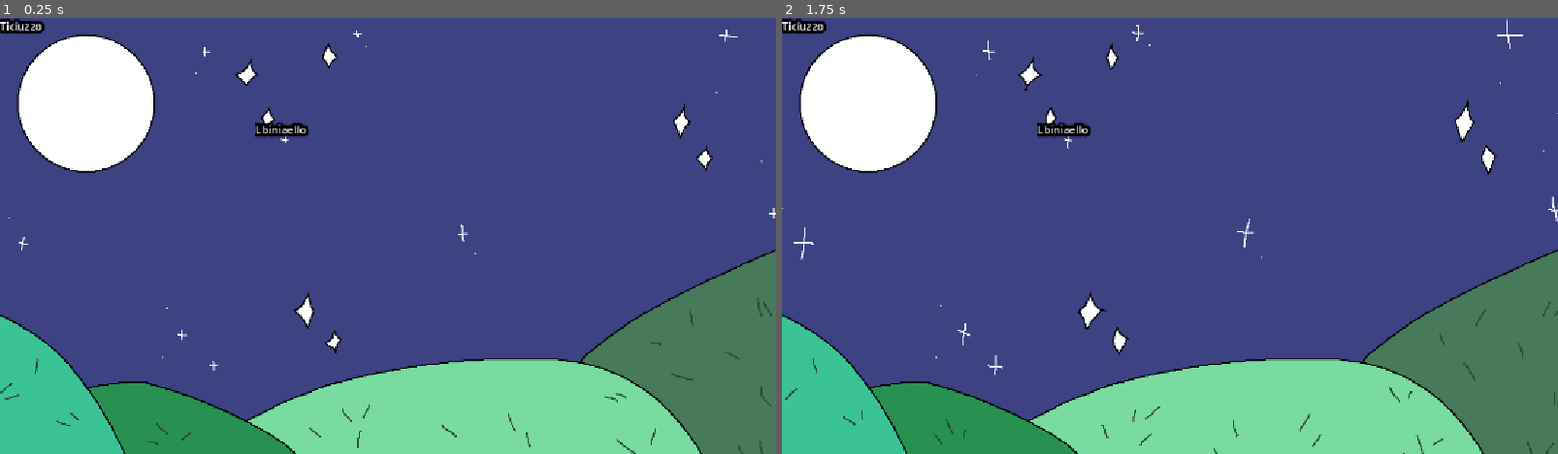
Above: before the commit, frames 1-2 (left to right).
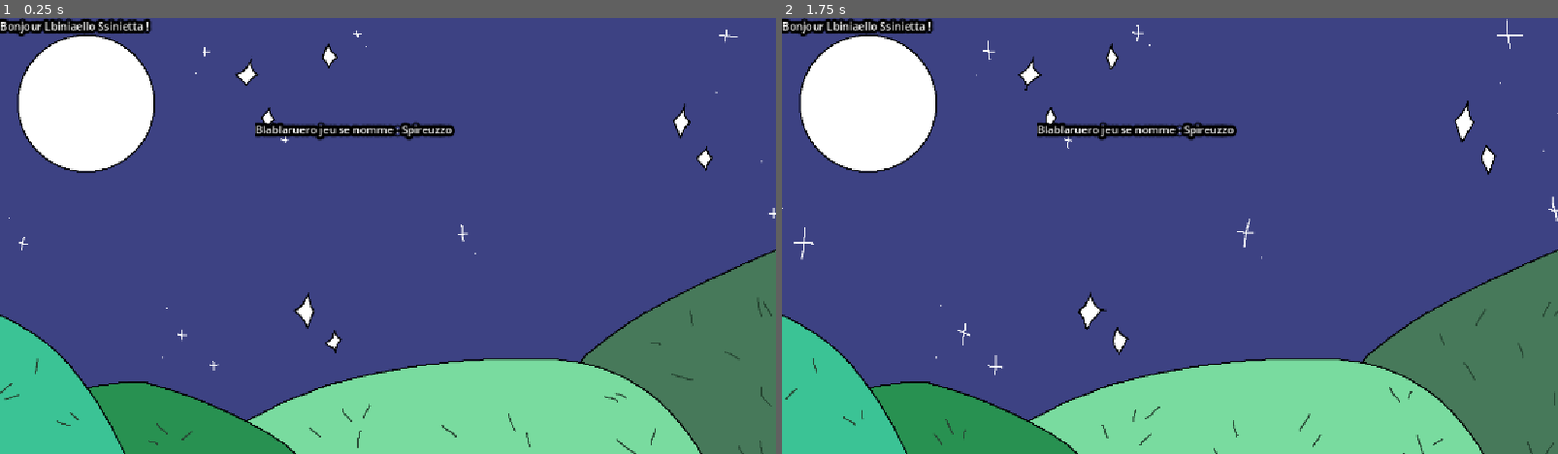
Above: after the commit, the same moments.

Repository: Tchetchouille/Chaos-Jam
Game: Godot game, scene res://enter_chaos.tscn
Two runs of this game, one before a commit and one after it. Both use one fixed random seed, a clock stepped at 60 frames per second and the inputs below. The project has no main scene, so this scene is started directly.
Inputs:
- Up to frame 1 (0.25 s): no input
- Up to frame 2 (1.75 s): tap Enter at 1.25 s

The runs differ from the first frame. In frame 1, 1.2% of the frame differs, in the area x 0-59%, y 0-29%; in frame 2, 1.2%.

Commit message:
brainrot, but not every words

Diff:
--- a/chaos-aaaaaaaaaaaaaaaaaaaah/game_manager.gd
+++ b/chaos-aaaaaaaaaaaaaaaaaaaah/game_manager.gd
@@ -25,18 +25,18 @@
 func generate_text():
 	for node in get_all_children(get_tree().current_scene):
 		if node is Label or node is RichTextLabel:
-			#var text_arr = node.text.split(" ")
-			#var text_length = len(text_arr)
-			#for i in range(round(text_length/3)):
-				#var rand_word_index = randi_range(0, len(brainrot)-1)
-				#var rand_pos = randi_range(0, text_length-1)
-				#var appendix = "a" if rand_word_index-text_length%2==0 else "o"
-				#text_arr[rand_pos] = brainrot[rand_word_index] + appendix
-			#var text_random = ""
-			#for i in text_arr:
-				#text_random += i + " "
-			#node.text = text_random.strip_edges()
-			node.text = _generator.generate_noun(_max_length, _temperature, _top_k)
+			var text_arr = node.text.split(" ")
+			var text_length = len(text_arr)
+			for i in range(round(text_length/3)):
+				var rand_word_index = randi_range(0, len(brainrot)-1)
+				var rand_pos = randi_range(0, text_length-1)
+				var appendix = "a" if rand_word_index-text_length%2==0 else "o"
+				text_arr[rand_pos] = _generator.generate_noun(_max_length, _temperature, _top_k) #brainrot[rand_word_index] + appendix
+			var text_random = ""
+			for i in text_arr:
+				text_random += i + " "
+			node.text = text_random.strip_edges()
+			#node.text = _generator.generate_noun(_max_length, _temperature, _top_k)
 
 
 func get_all_children(in_node, array := []):
